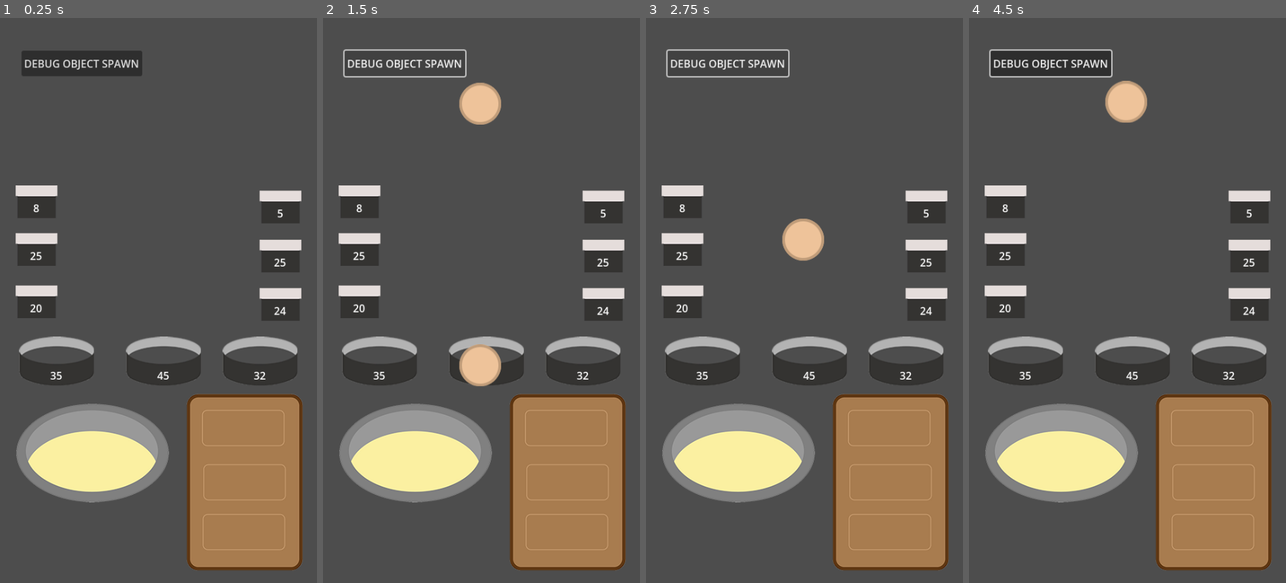
Above: before the commit, frames 1-4 (left to right).
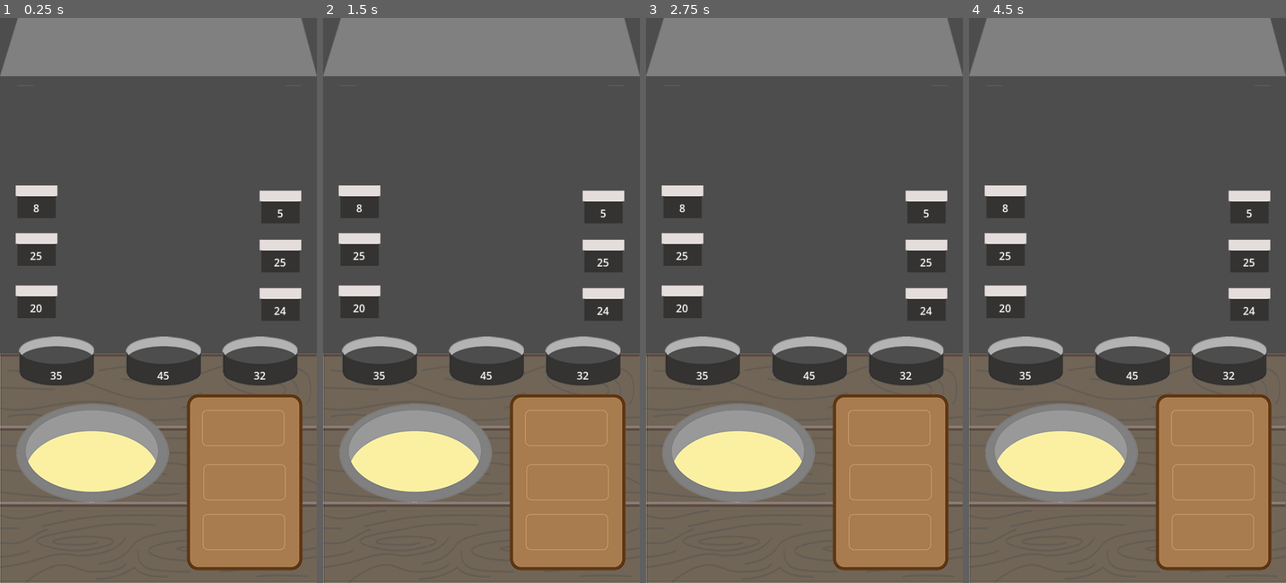
Above: after the commit, the same moments.

Repository: nathrmendoza/isv-godot-v2
Game: Godot game, scene res://scenes/level_debug.tscn
Same seed, same stepped clock (60 frames per second), same inputs: the game is played once before the commit and once after it.
Inputs (mouse positions are in pixels of both pictures, inside the frame that each line leads up to):
- Up to frame 1 (0.25 s): no input
- Up to frame 2 (1.5 s): click (405, 63) at 0.5 s, where only the run before the commit has a clickable "DEBUG OBJECT SPAWN"; click (405, 63) at 1.25 s, where only the run before the commit has a clickable "DEBUG OBJECT SPAWN"
- Up to frame 3 (2.75 s): click (728, 63) at 2 s, where only the run before the commit has a clickable "DEBUG OBJECT SPAWN"
- Up to frame 4 (4.5 s): drag from (1060, 447) to (1213, 430) at 2.77 s; drag from (1213, 430) to (1060, 447) at 3.52 s; tap Enter at 4.25 s; move the mouse to (1213, 481) at 4.27 s; press the mouse at (1213, 481) at 4.28 s

The runs differ from the first frame. In frame 1, 27% of the frame differs, in the area x 0-100%, y 0-100%; in frame 2, 28%; in frame 3, 28%; in frame 4, 28%.

Commit message:
work on action area

Diff:
--- a/scenes/level_debug.tscn
+++ b/scenes/level_debug.tscn
@@ -1,7 +1,7 @@
-[gd_scene load_steps=17 format=3 uid="uid://gf6116eqikgr"]
+[gd_scene load_steps=18 format=3 uid="uid://gf6116eqikgr"]
 
-[ext_resource type="PackedScene" uid="uid://dvbw61cjjh4ty" path="res://scenes/obj_ingredient.tscn" id="1_0booi"]
-[ext_resource type="Script" path="res://scripts/debug.gd" id="1_d5xud"]
+[ext_resource type="Texture2D" uid="uid://nlwugitqy0uh" path="res://sprites/main/spr_top_cart.png" id="3_tl4rc"]
+[ext_resource type="Texture2D" uid="uid://capmbnu7igf8b" path="res://sprites/main/spr_bottom_cart.png" id="4_olebk"]
 [ext_resource type="PackedScene" uid="uid://codud652vjd76" path="res://scenes/obj_prep_table.tscn" id="4_uq3oj"]
 [ext_resource type="PackedScene" uid="uid://o1cgde63wpn6" path="res://scenes/obj_stove.tscn" id="4_ynn72"]
 [ext_resource type="PackedScene" uid="uid://dvob3mx2mmah6" path="res://scenes/obj_container.tscn" id="5_488xn"]
@@ -16,80 +16,94 @@
 [ext_resource type="Resource" uid="uid://dyaf0nio4cxxi" path="res://data/ingredient/res_heal_ball.tres" id="14_8vowe"]
 [ext_resource type="Resource" uid="uid://bf1k160o7b33b" path="res://data/ingredient/res_shield_ball.tres" id="15_srr0e"]
 [ext_resource type="PackedScene" uid="uid://dp8glptlcla4v" path="res://scenes/obj_trash_can.tscn" id="16_yqfj0"]
+[ext_resource type="PackedScene" uid="uid://djgbofmkkrrvh" path="res://scenes/obj_action_area.tscn" id="17_6am82"]
 
 [node name="LevelDebug" type="Node2D"]
-script = ExtResource("1_d5xud")
-spawn_object = ExtResource("1_0booi")
 
-[node name="Button" type="Button" parent="."]
-z_index = 1
-anchors_preset = 7
-anchor_left = 0.5
+[node name="Camera2D" type="Camera2D" parent="."]
+anchor_mode = 0
+
+[node name="CanvasLayer" type="CanvasLayer" parent="."]
+
+[node name="Control" type="Control" parent="CanvasLayer"]
+layout_mode = 3
+anchors_preset = 15
+anchor_right = 1.0
+anchor_bottom = 1.0
+grow_horizontal = 2
+grow_vertical = 2
+size_flags_horizontal = 3
+size_flags_vertical = 3
+mouse_filter = 2
+
+[node name="TopCartTexture" type="TextureRect" parent="CanvasLayer/Control"]
+layout_mode = 0
+offset_right = 486.0
+offset_bottom = 104.0
+texture = ExtResource("3_tl4rc")
+
+[node name="BottomCartTexture" type="TextureRect" parent="CanvasLayer/Control"]
+layout_mode = 1
+anchors_preset = 2
 anchor_top = 1.0
-anchor_right = 0.5
 anchor_bottom = 1.0
-offset_left = 33.0
-offset_top = 50.0
-offset_right = 218.0
-offset_bottom = 89.0
-grow_horizontal = 2
+offset_top = -351.0
+offset_right = 486.0
 grow_vertical = 0
-text = "DEBUG OBJECT SPAWN"
+texture = ExtResource("4_olebk")
 
-[node name="ObjStove" parent="." instance=ExtResource("4_ynn72")]
+[node name="ObjStove" parent="CanvasLayer" instance=ExtResource("4_ynn72")]
 position = Vector2(142, 653)
 
-[node name="SpawnLocation" type="Marker2D" parent="."]
-position = Vector2(241, 116)
-
-[node name="ObjPrepTable" parent="." instance=ExtResource("4_uq3oj")]
+[node name="ObjPrepTable" parent="CanvasLayer" instance=ExtResource("4_uq3oj")]
 position = Vector2(375, 710)
 
-[node name="ObjContainer" parent="." instance=ExtResource("5_488xn")]
+[node name="ObjContainer" parent="CanvasLayer" instance=ExtResource("5_488xn")]
 position = Vector2(87, 525)
 ingredient = ExtResource("6_up24n")
 pop_direction = "right"
 
-[node name="ObjContainerAlt" parent="." instance=ExtResource("7_u1egw")]
+[node name="ObjContainerAlt" parent="CanvasLayer" instance=ExtResource("7_u1egw")]
 position = Vector2(56, 354)
 ingredient = ExtResource("8_h6pv7")
 pop_direction = "right"
 
-[node name="ObjContainer2" parent="." instance=ExtResource("5_488xn")]
+[node name="ObjContainer2" parent="CanvasLayer" instance=ExtResource("5_488xn")]
 position = Vector2(251, 525)
 ingredient = ExtResource("9_nkuku")
 
-[node name="ObjContainer3" parent="." instance=ExtResource("5_488xn")]
+[node name="ObjContainer3" parent="CanvasLayer" instance=ExtResource("5_488xn")]
 position = Vector2(399, 525)
 ingredient = ExtResource("10_veiko")
 pop_direction = "left"
 
-[node name="ObjContainerAlt2" parent="." instance=ExtResource("7_u1egw")]
+[node name="ObjContainerAlt2" parent="CanvasLayer" instance=ExtResource("7_u1egw")]
 position = Vector2(430, 364)
 ingredient = ExtResource("11_yvo6i")
 pop_direction = "left"
 
-[node name="ObjContainerAlt3" parent="." instance=ExtResource("7_u1egw")]
+[node name="ObjContainerAlt3" parent="CanvasLayer" instance=ExtResource("7_u1egw")]
 position = Vector2(56, 434)
 ingredient = ExtResource("12_yrg6e")
 pop_direction = "right"
 
-[node name="ObjContainerAlt4" parent="." instance=ExtResource("7_u1egw")]
+[node name="ObjContainerAlt4" parent="CanvasLayer" instance=ExtResource("7_u1egw")]
 position = Vector2(430, 438)
 ingredient = ExtResource("13_72up7")
 pop_direction = "left"
 
-[node name="ObjContainerAlt6" parent="." instance=ExtResource("7_u1egw")]
+[node name="ObjContainerAlt6" parent="CanvasLayer" instance=ExtResource("7_u1egw")]
 position = Vector2(430, 289)
 ingredient = ExtResource("15_srr0e")
 pop_direction = "left"
 
-[node name="ObjContainerAlt5" parent="." instance=ExtResource("7_u1egw")]
+[node name="ObjContainerAlt5" parent="CanvasLayer" instance=ExtResource("7_u1egw")]
 position = Vector2(56, 281)
 ingredient = ExtResource("14_8vowe")
 pop_direction = "right"
 
-[node name="ObjTrashCan" parent="." instance=ExtResource("16_yqfj0")]
+[node name="ObjTrashCan" parent="CanvasLayer" instance=ExtResource("16_yqfj0")]
 position = Vector2(137, 820)
 
-[connection signal="pressed" from="Button" to="." method="_on_button_pressed"]
+[node name="ObjServeArea" parent="." instance=ExtResource("17_6am82")]
+position = Vector2(242, 324)
--- /dev/null
+++ b/scenes/obj_action_area.tscn
@@ -0,0 +1,24 @@
+[gd_scene load_steps=3 format=3 uid="uid://djgbofmkkrrvh"]
+
+[ext_resource type="Script" path="res://scripts/bhv_action_area.gd" id="1_dlqib"]
+
+[sub_resource type="RectangleShape2D" id="RectangleShape2D_6v0qi"]
+size = Vector2(278, 334)
+
+[node name="ObjActionArea" type="Node2D"]
+script = ExtResource("1_dlqib")
+
+[node name="Area2D" type="Area2D" parent="."]
+
+[node name="CollisionShape2D" type="CollisionShape2D" parent="Area2D"]
+position = Vector2(0, -23)
+shape = SubResource("RectangleShape2D_6v0qi")
+debug_color = Color(0.37171, 0.607901, 0.275084, 0.42)
+
+[node name="PlayerActionTimer" type="Timer" parent="."]
+wait_time = 15.0
+autostart = true
+
+[connection signal="body_entered" from="Area2D" to="." method="_on_area_2d_body_entered"]
+[connection signal="body_exited" from="Area2D" to="." method="_on_area_2d_body_exited"]
+[connection signal="input_event" from="Area2D" to="." method="_on_area_2d_input_event"]
--- /dev/null
+++ b/scripts/bhv_action_area.gd
@@ -0,0 +1,19 @@
+extends Node2D
+
+var colliding_body_ref = null
+var action_queue = [null, null, null]
+
+@onready var action_timer: Timer = $PlayerActionTimer
+
+func _on_area_2d_input_event(viewport: Node, event: InputEvent, shape_idx: int) -> void:
+	if event is InputEventMouseButton and event.button_index == MOUSE_BUTTON_LEFT and event.pressed == false:
+		if colliding_body_ref:
+			action_queue = colliding_body_ref.fetch_action_queues()
+
+func _on_area_2d_body_entered(body: Node2D) -> void:
+	if body.is_in_group('servable'):
+		colliding_body_ref = body
+
+
+func _on_area_2d_body_exited(body: Node2D) -> void:
+	colliding_body_ref = null
--- a/scripts/bhv_stick.gd
+++ b/scripts/bhv_stick.gd
@@ -115,6 +115,9 @@
 func get_available_slot() -> int:
 	return ingredient_slots.find(null)
 
+func fetch_action_queues() -> void:
+	pass
+	#return an array(3) of dictionaries that have action_type
 
 func _on_body_entered(body: Node) -> void:
 	if body.is_in_group('ingredients'):
--- a/scripts/globals_player_data.gd
+++ b/scripts/globals_player_data.gd
@@ -1,7 +1,4 @@
 extends Node
-
-#DISABLES TRIGGERING CONTAINER WHEN DRAGGING
-var global_is_dragging = false
 
 var ingredients: Dictionary = {
 	'test_ball': {
Binary file added: sprites/main/spr_bottom_cart.png
Not shown, added: sprites/main/spr_bottom_cart.png.import
Binary file added: sprites/main/spr_top_cart.png
Not shown, added: sprites/main/spr_top_cart.png.import
